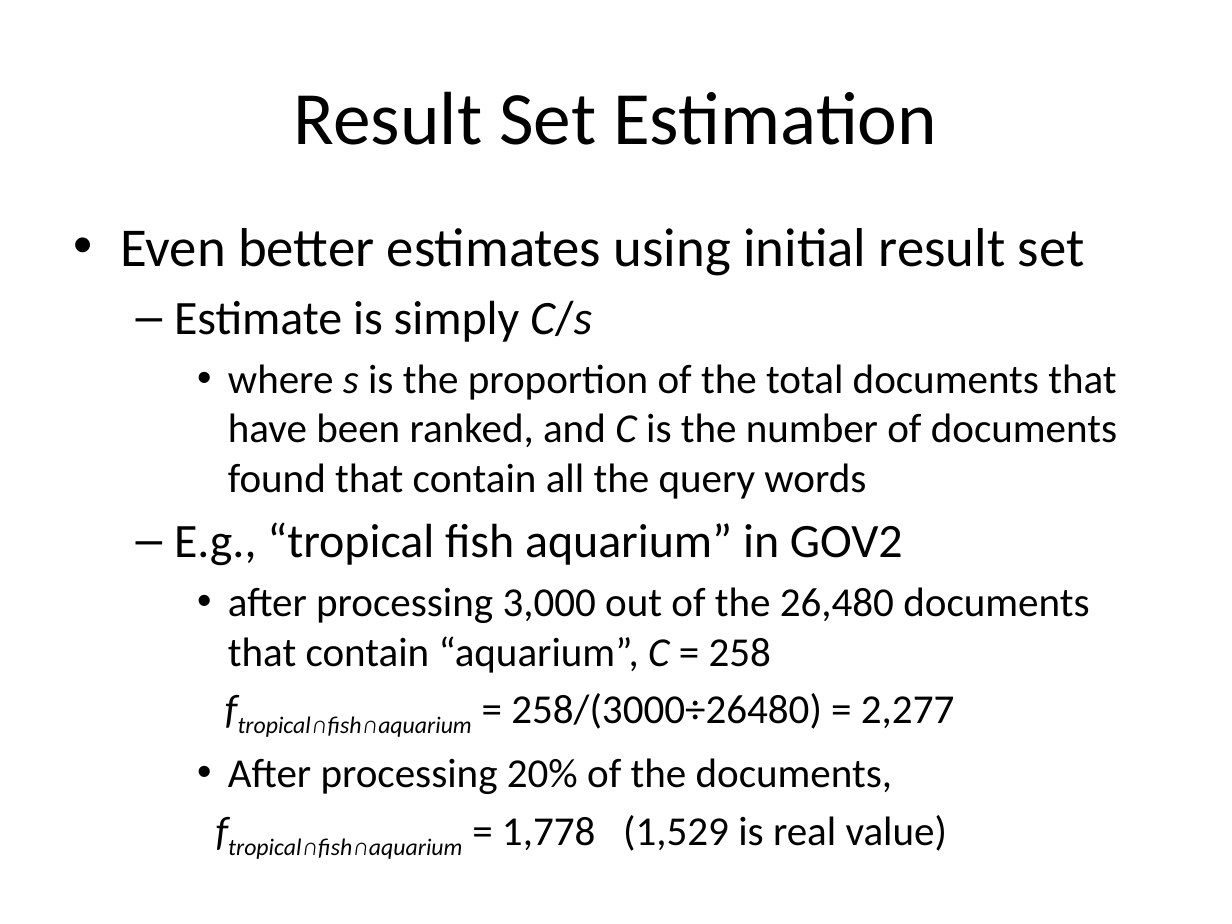
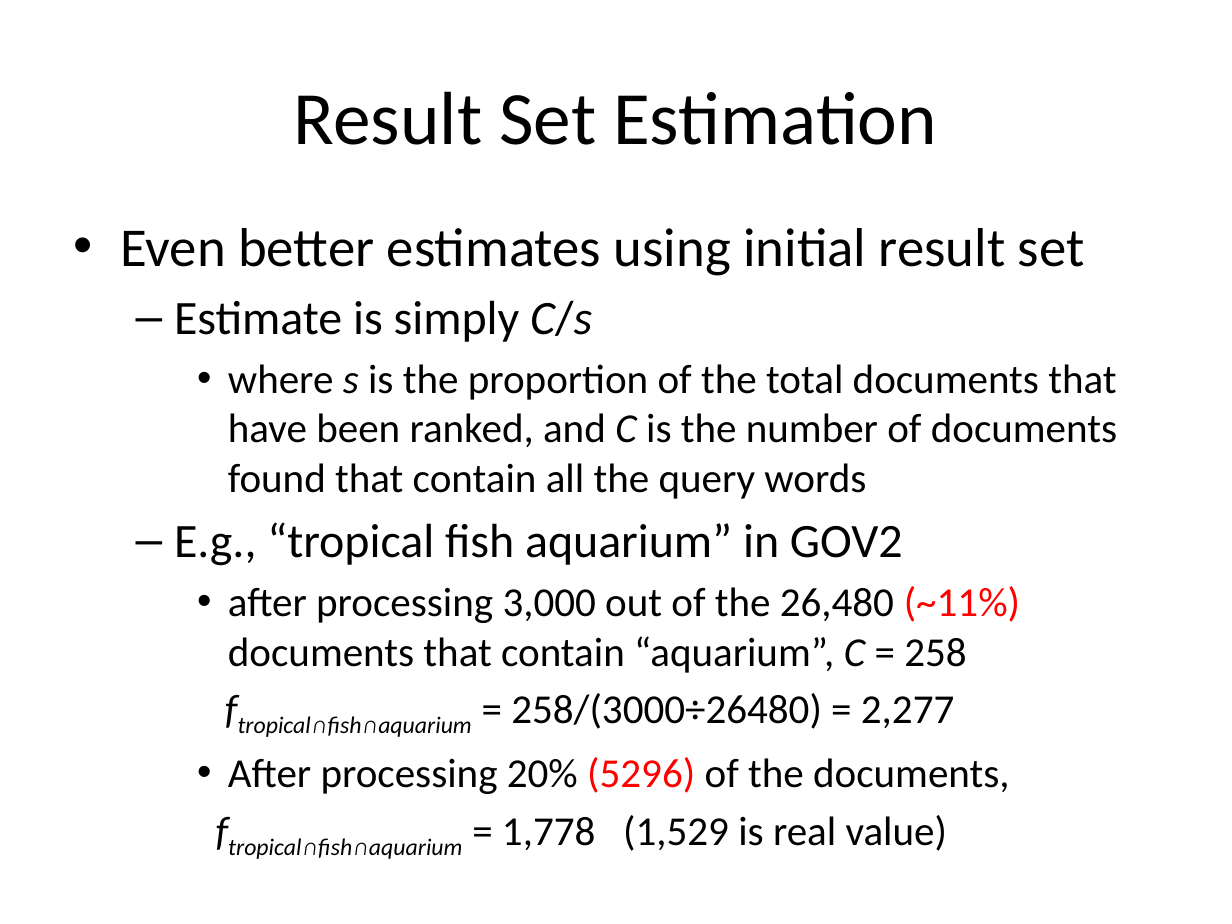
Before and after one commit to phvargas/cs834-f16, a slide deck: slide 23 of slides/chap4-mln.pptx. Drawn at 1232x924 pixels with LibreOffice and Linux fonts; fonts in the diff are those of the drawing. Boxes give left, top, right and bottom in pixels: in the first picture for what was removed or moved away, otherwise in the second. Text is boxed around its words. In the diff, an @@ line names an element or a change of style, - is before the commit and + after.

```diff
--- a/slides/chap4-mln.pptx
+++ b/slides/chap4-mln.pptx
@@ text at <box>228,586,1020,673</box>: text changed @@
-    • after processing 3,000 out of the 26,480 documents that contain “aquarium”, C = 258
+    • after processing 3,000 out of the 26,480 (~11%) documents that contain “aquarium”, C = 258
@@ text at <box>228,757,1010,794</box>: text changed @@
-    • After processing 20% of the documents,
+    • After processing 20% (5296) of the documents,
```
Also in this commit, not shown: 8 other slides changed.
